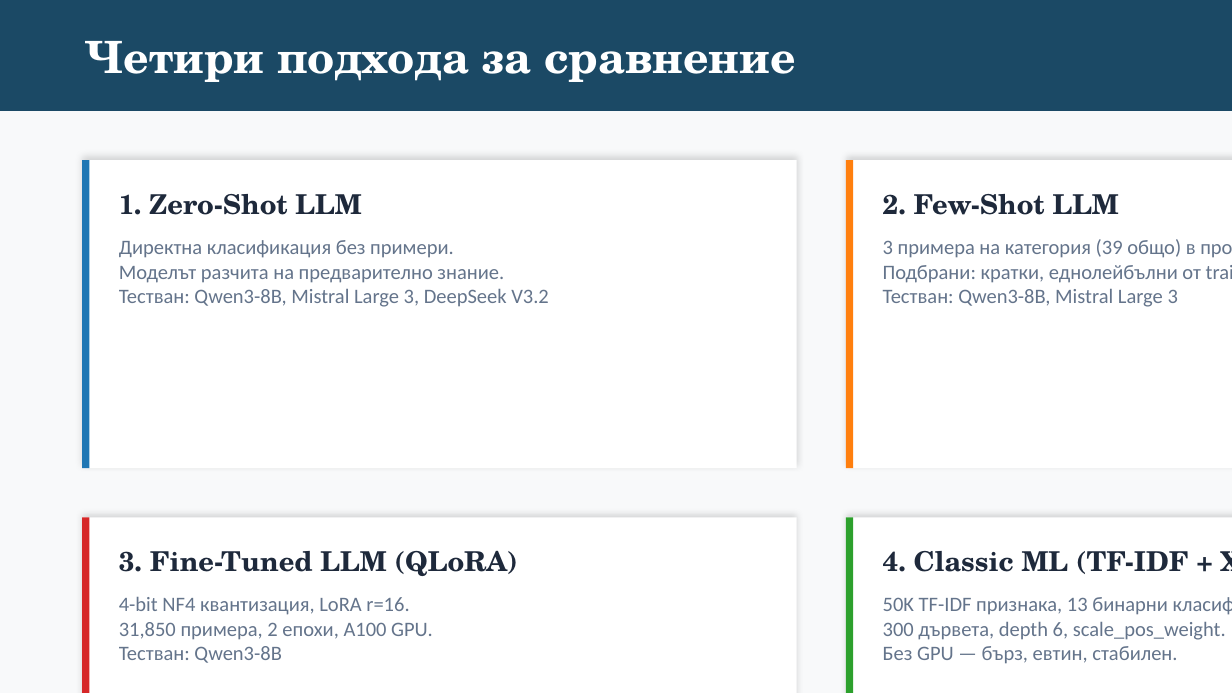
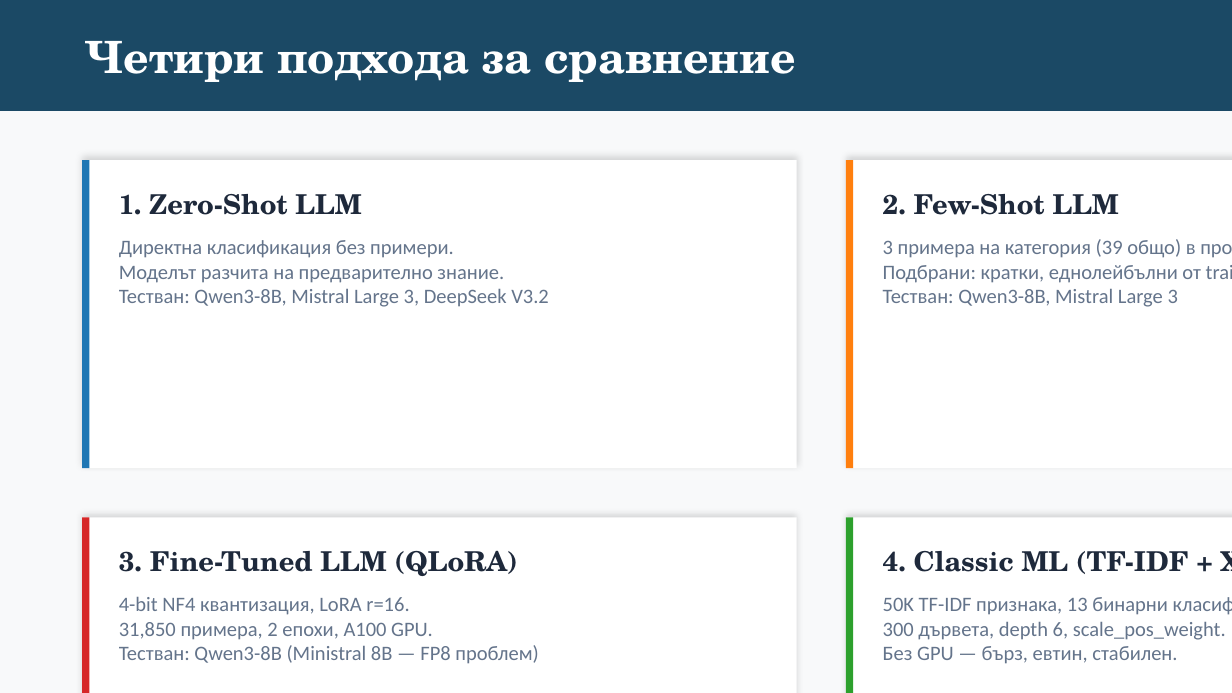
Before and after one commit to rashevzarko-crypto/NBU-ASRS, a slide deck: slide 5 of defense_presentation.pptx (slide 4 before the commit). Drawn at 1232x693 pixels with LibreOffice and Linux fonts; fonts in the diff are those of the drawing. Boxes give left, top, right and bottom in pixels: in the first picture for what was removed or moved away, otherwise in the second. Text is boxed around its words. In the diff, an @@ line names an element or a change of style, - is before the commit and + after.

```diff
--- a/defense_presentation.pptx
+++ b/defense_presentation.pptx
@@ text at (119, 645, 538, 664): text changed @@
-Тестван: Qwen3-8B
+Тестван: Qwen3-8B (Ministral 8B — FP8 проблем)
```
Also in this commit, not shown: 6 other slides changed, 13 slides added, 5 slides removed, 4 other files.
